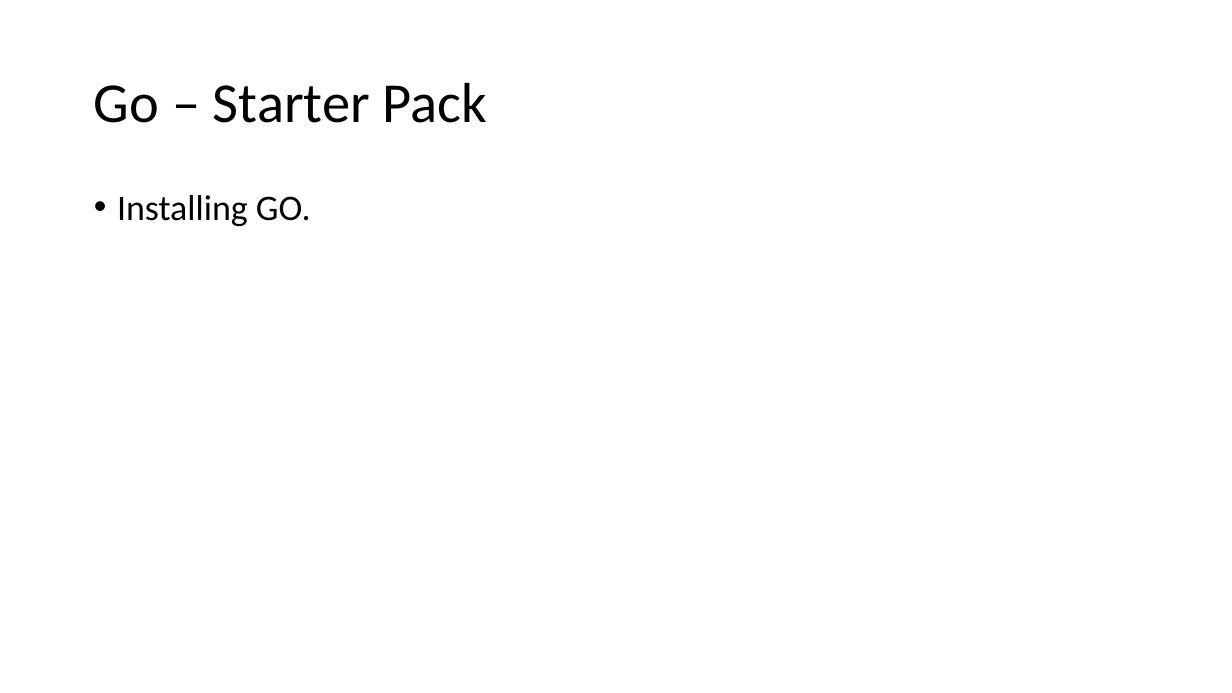
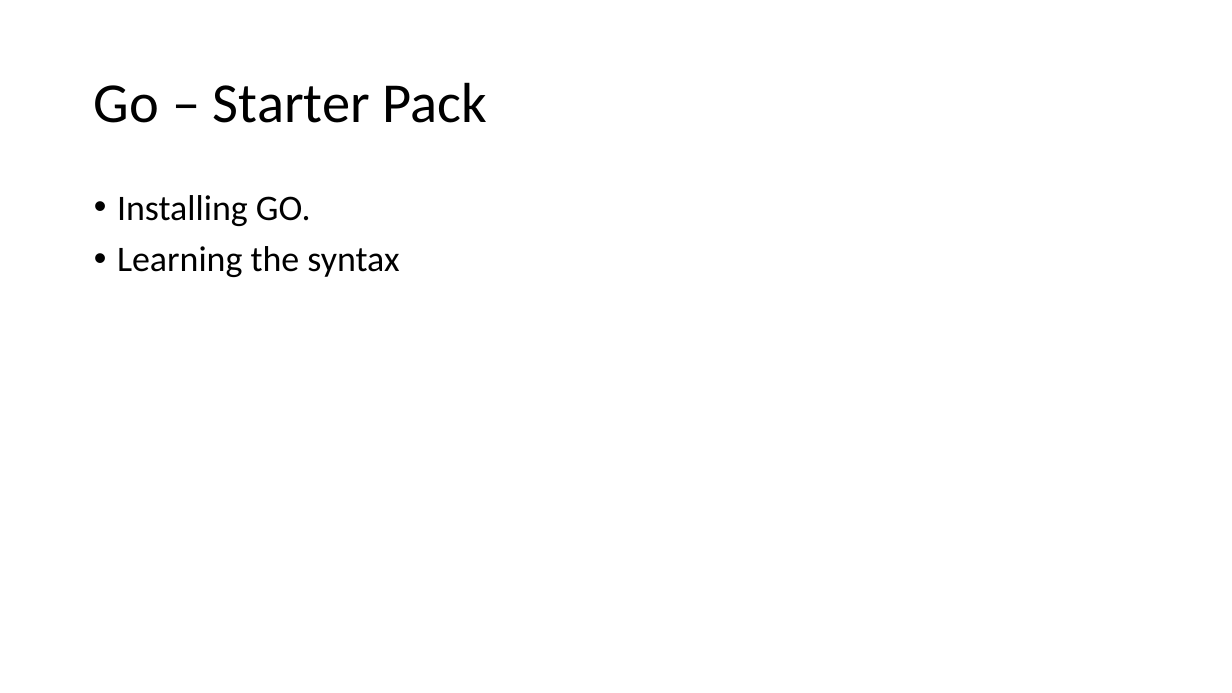
Before and after one commit to jaminologist/GopherLife, a slide deck: slide 6 of GopherLife.pptx (slide 2 before the commit). Drawn at 1232x693 pixels with LibreOffice and Linux fonts; fonts in the diff are those of the drawing. Boxes give left, top, right and bottom in pixels: in the first picture for what was removed or moved away, otherwise in the second. Text is boxed around its words. In the diff, an @@ line names an element or a change of style, - is before the commit and + after.

```diff
--- a/GopherLife.pptx
+++ b/GopherLife.pptx
@@ text at (117, 246, 399, 277): paragraph added @@
+• Learning the syntax
```
Also in this commit, not shown: 1 other slide changed, 10 slides added.
